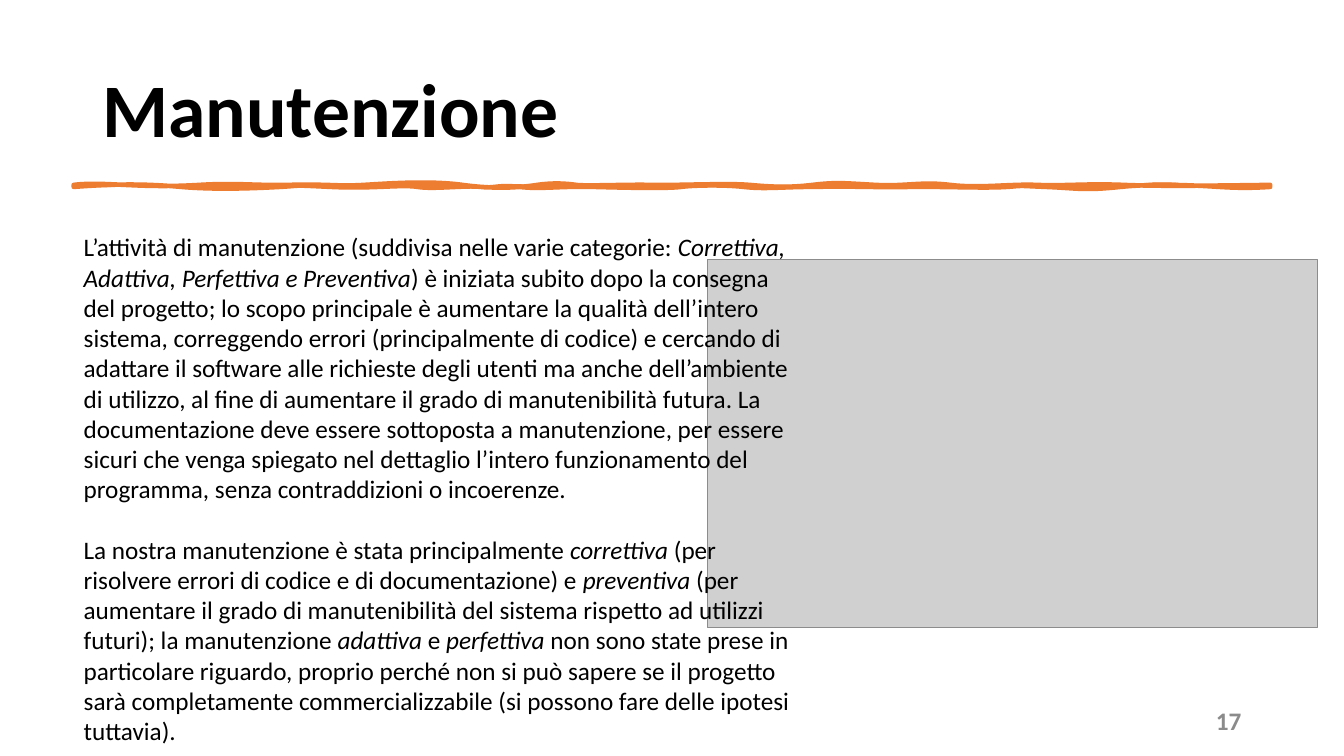
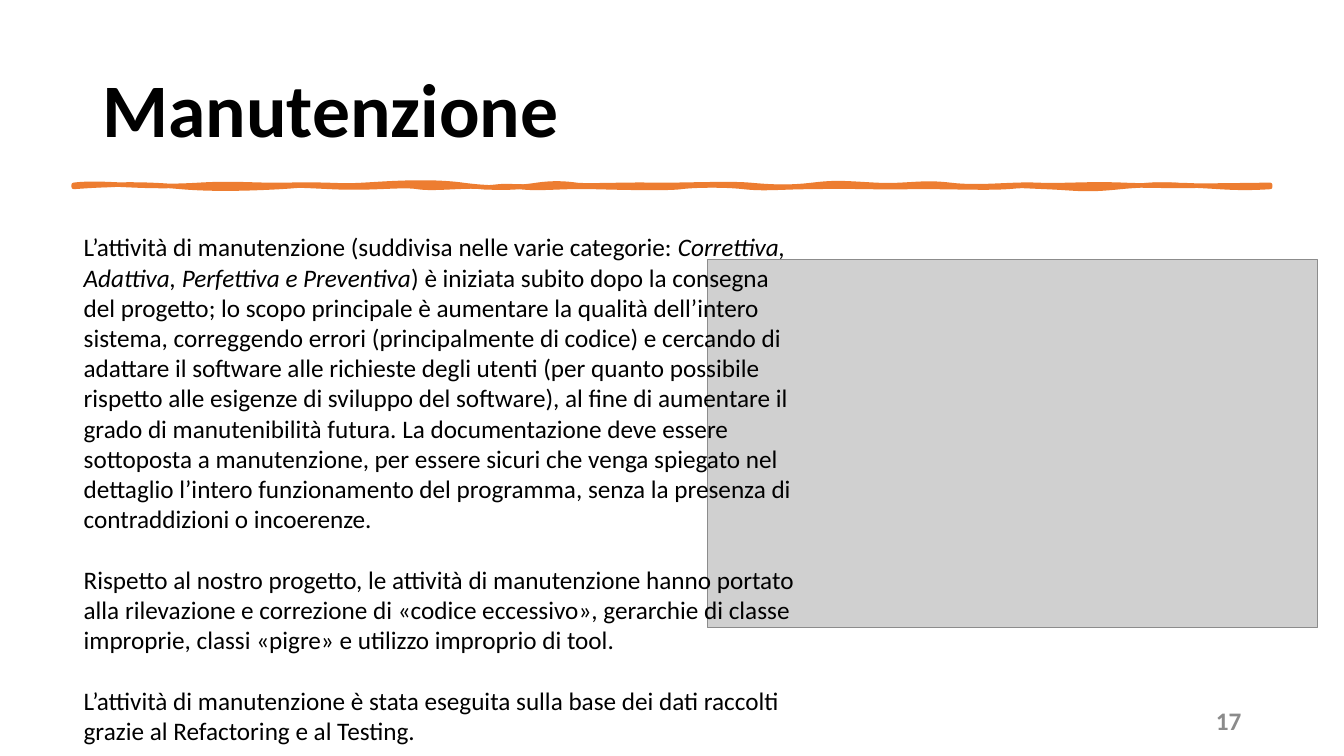
Before and after one commit to mangilimatteo/Progetto_Ingegneria_Software_Cattaneo_Mangili_Saini, a slide deck: slide 17 of Presentazione/Presentazione_Progetto.pptx. Drawn at 1344x756 pixels with LibreOffice and Linux fonts; fonts in the diff are those of the drawing; grey boxes stand for pictures. Boxes give left, top, right and bottom in pixels: in the first picture for what was removed or moved away, otherwise in the second. Text is boxed around its words. In the diff, an @@ line names an element or a change of style, - is before the commit and + after.

Commit message:
Manutenzione e Refactoring

```diff
--- a/Presentazione/Presentazione_Progetto.pptx
+++ b/Presentazione/Presentazione_Progetto.pptx
@@ text at <box>84,238,794,745</box>: text changed @@
-L’attività di manutenzione (suddivisa nelle varie categorie: Correttiva, Adattiva, Perfettiva e Preventiva) è iniziata subito dopo la consegna del progetto; lo scopo principale è aumentare la qualità dell’intero sistema, correggendo errori (principalmente di codice) e cercando di adattare il software alle richieste degli utenti ma anche dell’ambiente di utilizzo, al fine di aumentare il grado di manutenibilità futura. La documentazione deve essere sottoposta a manutenzione, per essere sicuri che venga spiegato nel dettaglio l’intero funzionamento del programma, senza contraddizioni o incoerenze.
-La nostra manutenzione è stata principalmente correttiva (per risolvere errori di codice e di documentazione) e preventiva (per aumentare il grado di manutenibilità del sistema rispetto ad utilizzi futuri); la manutenzione adattiva e perfettiva non sono state prese in particolare riguardo, proprio perché non si può sapere se il progetto sarà completamente commercializzabile (si possono fare delle ipotesi tuttavia).
+L’attività di manutenzione (suddivisa nelle varie categorie: Correttiva, Adattiva, Perfettiva e Preventiva) è iniziata subito dopo la consegna del progetto; lo scopo principale è aumentare la qualità dell’intero sistema, correggendo errori (principalmente di codice) e cercando di adattare il software alle richieste degli utenti (per quanto possibile rispetto alle esigenze di sviluppo del software), al fine di aumentare il grado di manutenibilità futura. La documentazione deve essere sottoposta a manutenzione, per essere sicuri che venga spiegato nel dettaglio l’intero funzionamento del programma, senza la presenza di contraddizioni o incoerenze.
+Rispetto al nostro progetto, le attività di manutenzione hanno portato alla rilevazione e correzione di «codice eccessivo», gerarchie di classe improprie, classi «pigre» e utilizzo improprio di tool.
+L’attività di manutenzione è stata eseguita sulla base dei dati raccolti grazie al Refactoring e al Testing.
```
Also in this commit, not shown: 2 other slides changed, 1 other file.
